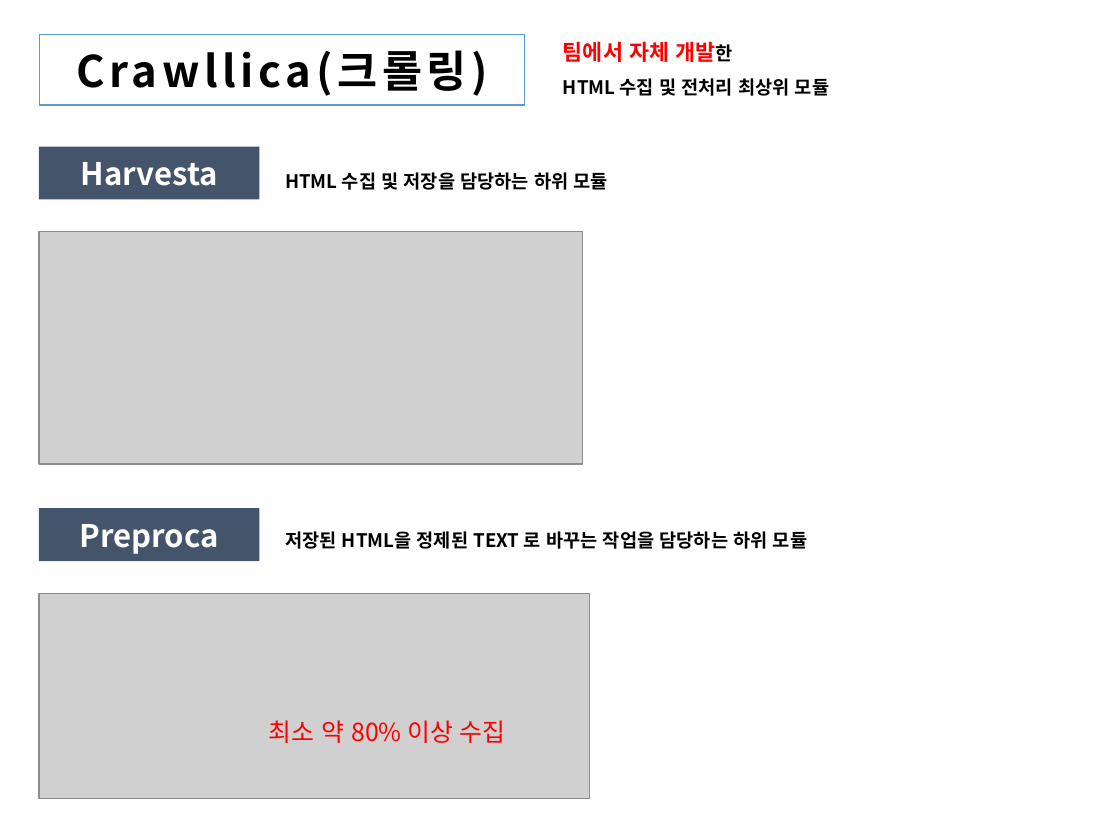
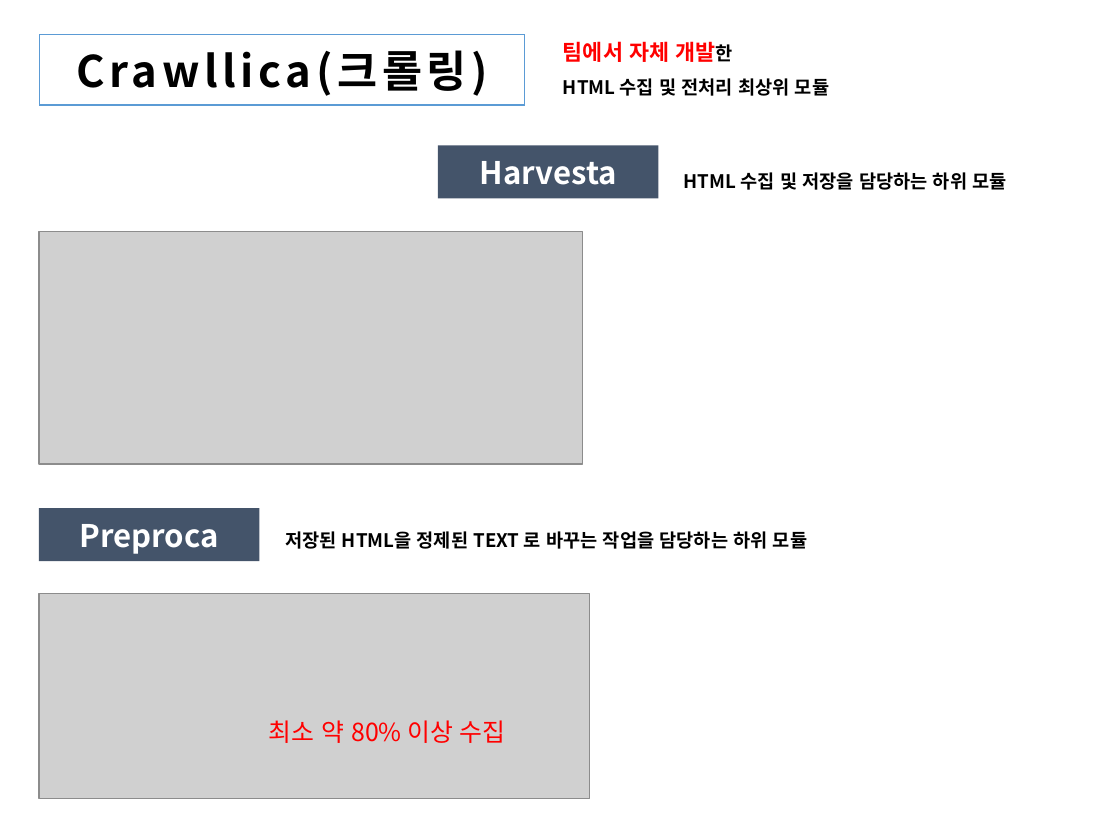
Before and after one commit to HaYongdae/issuewhatshow, a slide deck: slide 11 of doc/최종 PPT.pptx. Drawn at 1120x840 pixels with LibreOffice and Linux fonts; fonts in the diff are those of the drawing; grey boxes stand for pictures. Boxes give left, top, right and bottom in pixels: in the first picture for what was removed or moved away, otherwise in the second. Text is boxed around its words. In the diff, an @@ line names an element or a change of style, - is before the commit and + after.

```diff
--- a/doc/최종 PPT.pptx
+++ b/doc/최종 PPT.pptx
@@ rectangle "Harvesta": place and size @@
-rectangle "Harvesta" at bbox=[39, 147, 260, 199]
+rectangle "Harvesta" at bbox=[438, 146, 659, 198]
@@ text "HTML 수집 및 저장을 담당하는 ...": place and size @@
-text "HTML 수집 및 저장을 담당하는 ..." at bbox=[285, 172, 608, 190]
+text "HTML 수집 및 저장을 담당하는 ..." at bbox=[684, 172, 1006, 190]
```
Also in this commit, not shown: 11 other slides changed, 2 slides added, 2 slides removed.
